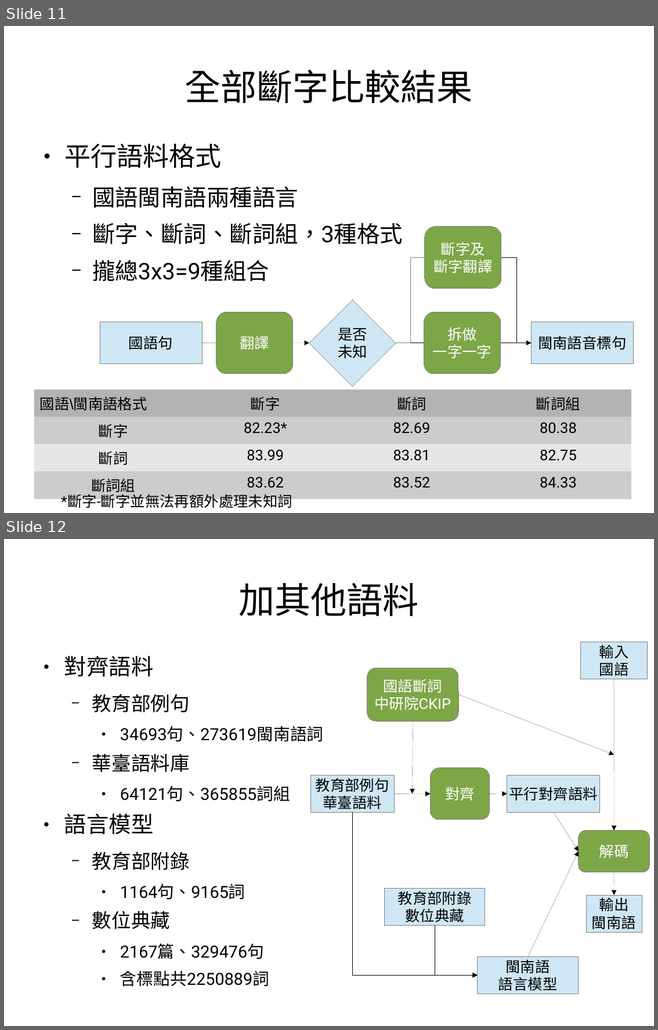
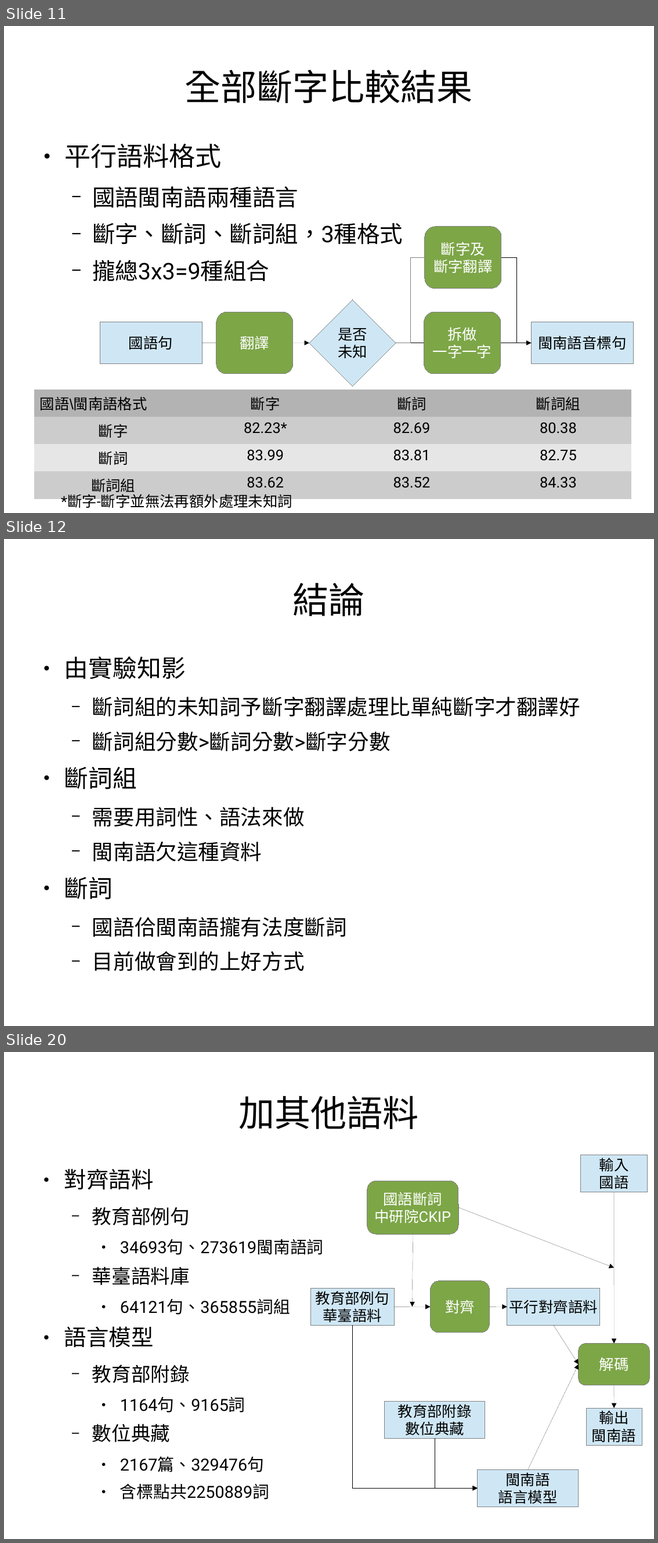
Before and after one commit to sih4sing5hong5/po3-ko3_tau5-iann2-phinn3, a slide deck: 翻譯報告.odp. Shown one above the other, each under a label of ours: slides 11 and 12 before the commit, slides 11, 12 and 20 after it; the slides between them are not shown. The pictures are 658x1030 and 658x1543 pixels, drawn with LibreOffice and Linux fonts; fonts in the diff are those of the drawing. Boxes give left, top, right and bottom in pixels: in the first picture for what was removed or moved away, otherwise in the second. Text is boxed around its words. In the diff, an @@ line names an element or a change of style, - is before the commit and + after.

```diff
--- a/翻譯報告.odp
+++ b/翻譯報告.odp
@@ slide 12 added at [4,539,654,1026], background #FFFFFF @@
@@ title added at [293,583,365,617], 44 pt, text #000000 @@
+結論
@@ text added at [64,656,580,971], 25.9 pt, text #000000 @@
+● 由實驗知影
+  − 斷詞組的未知詞予斷字翻譯處理比單純斷字才翻譯好
+  − 斷詞組分數>斷詞分數>斷字分數
+● 斷詞組
+  − 需要用詞性、語法來做
+  − 閩南語欠這種資料
+● 斷詞
+  − 國語佮閩南語攏有法度斷詞
+  − 目前做會到的上好方式
@@ what was slide 12 is now slide 20 @@
```
Also in this commit, not shown: 3 slides changed, 5 other slides added.
